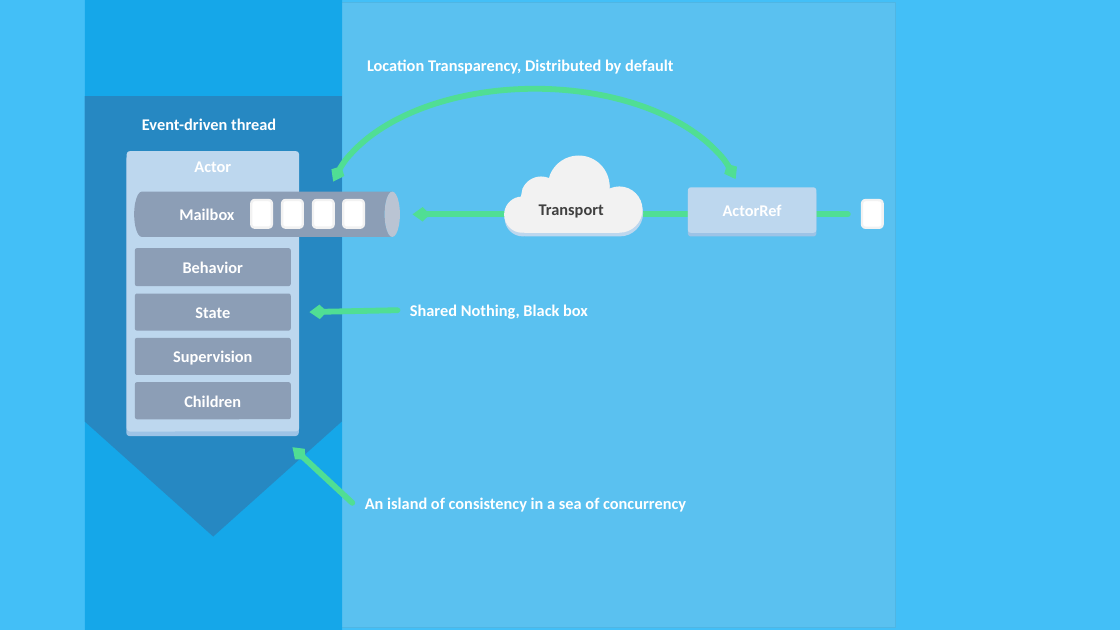
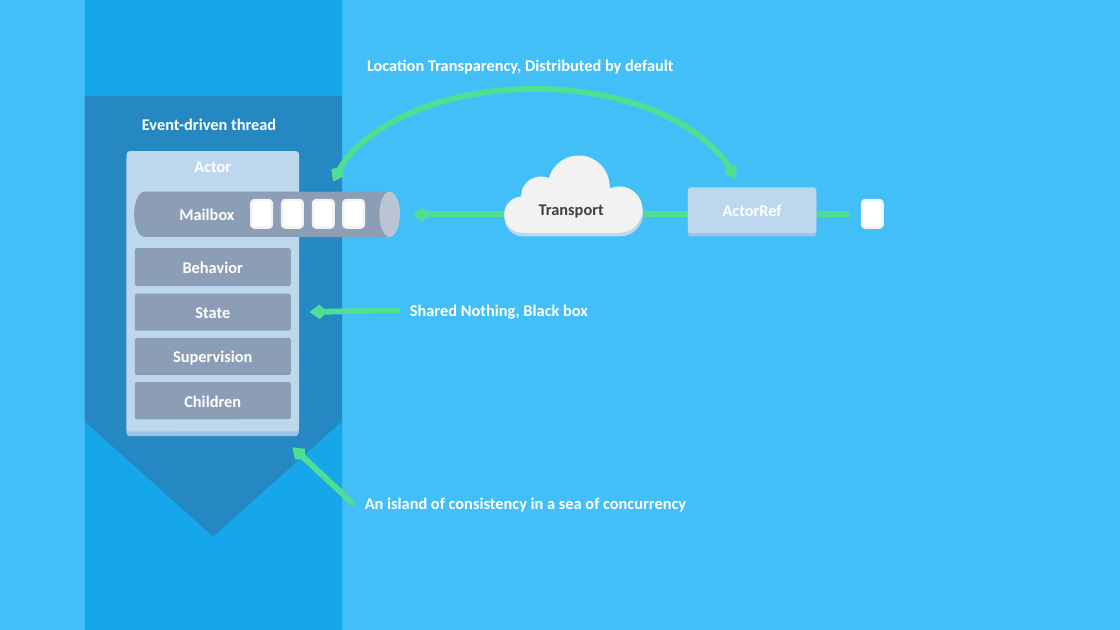
Before and after one commit to rogeralsing/Presentations, a slide deck: slide 16 of ProtoActor/TV4/protoactor.pptx. Drawn at 1120x630 pixels with LibreOffice and Linux fonts; fonts in the diff are those of the drawing; grey boxes stand for pictures. Boxes give left, top, right and bottom in pixels: in the first picture for what was removed or moved away, otherwise in the second. Text is boxed around its words. In the diff, an @@ line names an element or a change of style, - is before the commit and + after.

```diff
--- a/ProtoActor/TV4/protoactor.pptx
+++ b/ProtoActor/TV4/protoactor.pptx
@@ rectangle removed at box(10, 0, 1000, 630) @@
@@ picture removed at box(254, 3, 896, 627) @@
@@ cylinder at box(134, 192, 400, 237): proportions changed @@
```
Also in this commit, not shown: 9 other slides changed.
